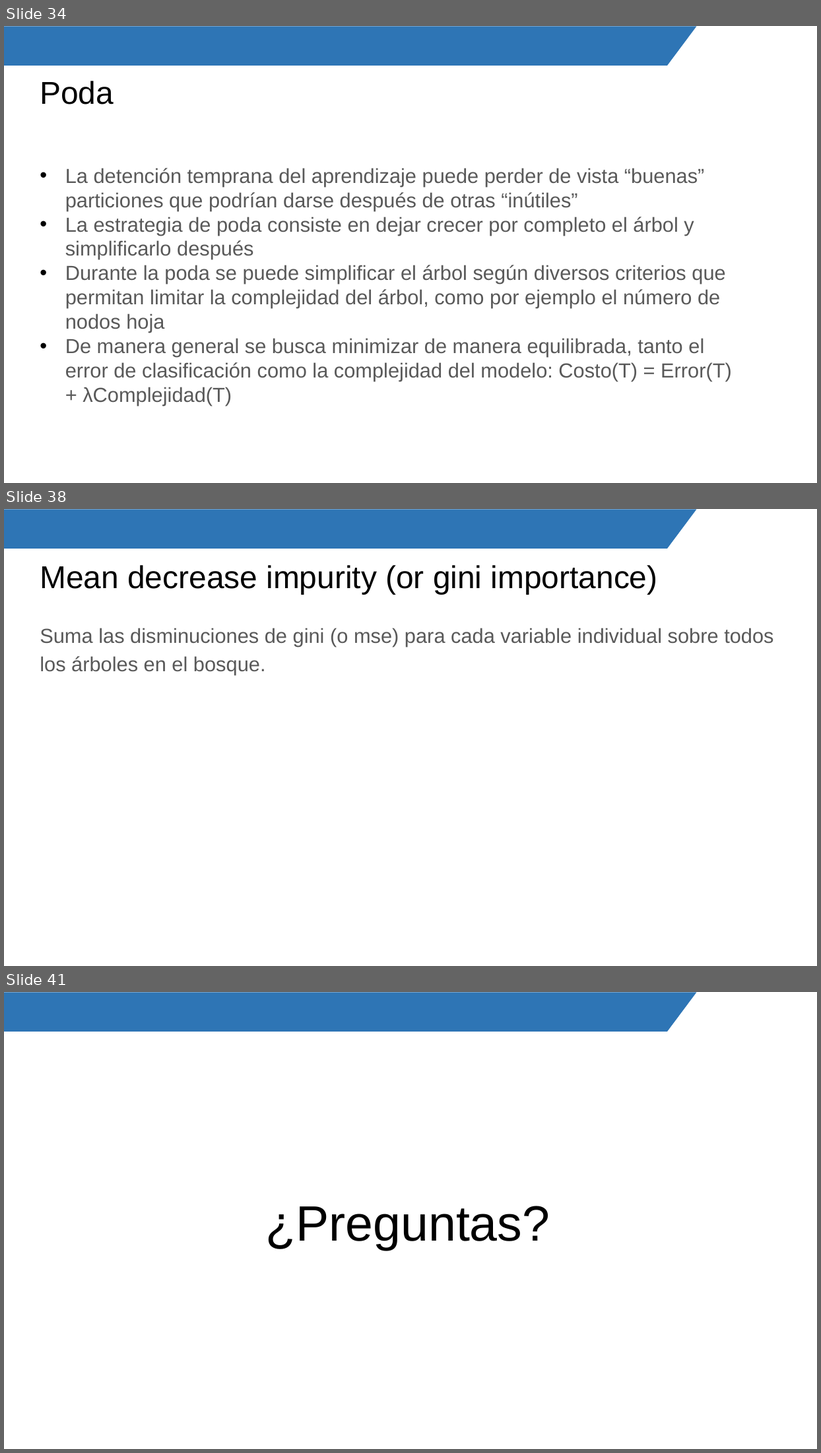
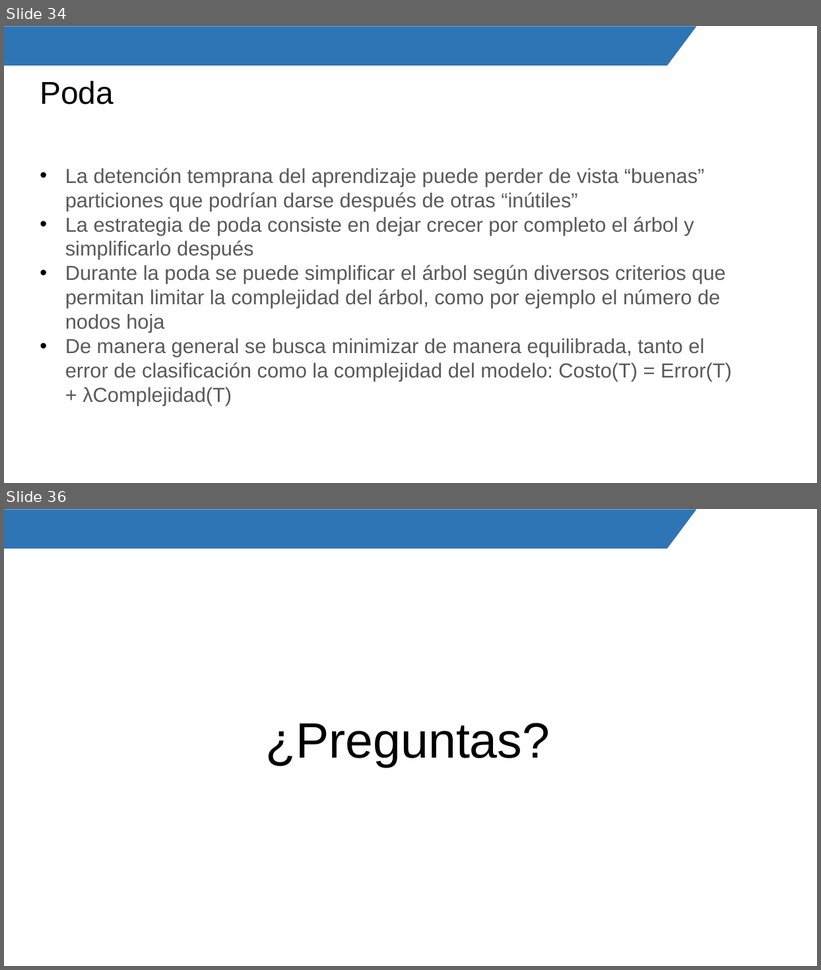
Before and after one commit to Mily3000/Diplomatura-de-Especializacion-en-Desarrollo-de-Aplicaciones-con-IA, a slide deck: Fundamentos de Machine Learning/2. Árboles de decisión.pptx. Shown one above the other, each under a label of ours: slides 34, 38 and 41 before the commit, slides 34 and 36 after it; the slides between them are not shown. The pictures are 821x1453 and 821x970 pixels, drawn with LibreOffice and Linux fonts; fonts in the diff are those of the drawing; background and template pictures are left out. Boxes give left, top, right and bottom in pixels: in the first picture for what was removed or moved away, otherwise in the second. Text is boxed around its words. In the diff, an @@ line names an element or a change of style, - is before the commit and + after.

```diff
--- a/Fundamentos de Machine Learning/2. Árboles de decisión.pptx
+++ b/Fundamentos de Machine Learning/2. Árboles de decisión.pptx
@@ slide 38 removed at (4, 509, 817, 966), background #FFFFFF; not listed: 1 template element that a slide beside it also shows @@
@@ title removed at (40, 565, 658, 594) @@
-Mean decrease impurity (or gini importance)
@@ text removed at (40, 628, 774, 675) @@
-Suma las disminuciones de gini (o mse) para cada variable individual sobre todos los árboles en el bosque.
@@ what was slide 41 is now slide 36 @@
```
Also in this commit, not shown: 3 slides changed, 4 other slides removed, 7 other files.
